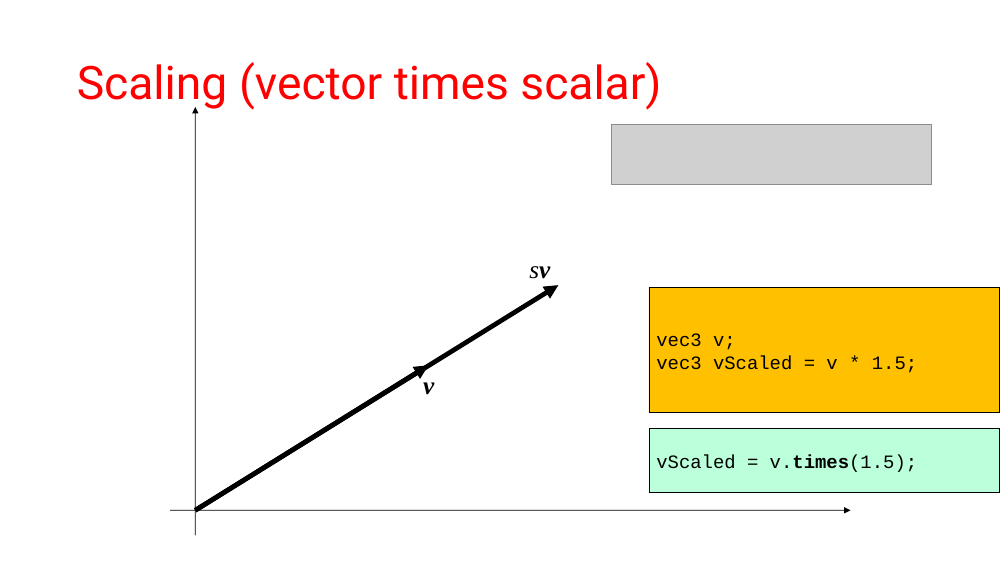
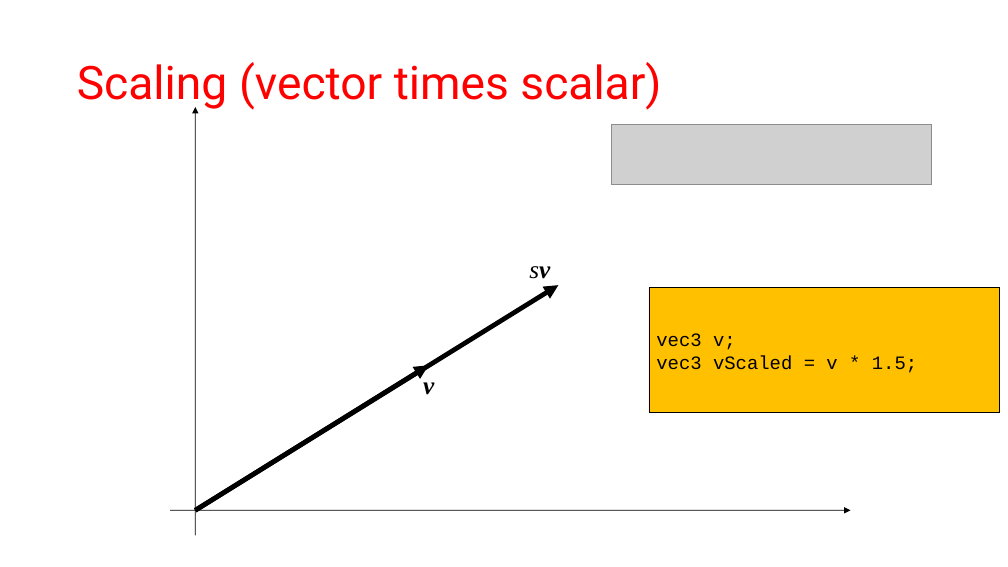
Before and after one commit to szecsi/kogfactory, a slide deck: slide 17 of projects/kog.010.050-vectors/aitcg050 - Vectors.pptx. Drawn at 1008x567 pixels with LibreOffice and Linux fonts; fonts in the diff are those of the drawing; grey boxes stand for pictures. Boxes give left, top, right and bottom in pixels: in the first picture for what was removed or moved away, otherwise in the second. Text is boxed around its words. In the diff, an @@ line names an element or a change of style, - is before the commit and + after.

Commit message:
vectors factoring

```diff
--- a/projects/kog.010.050-vectors/aitcg050 - Vectors.pptx
+++ b/projects/kog.010.050-vectors/aitcg050 - Vectors.pptx
@@ rectangle removed at (x1=649, y1=428, x2=1000, y2=493) @@
-vScaled = v.times(1.5);
```
Also in this commit, not shown: 4 other slides changed, 9 other files.
